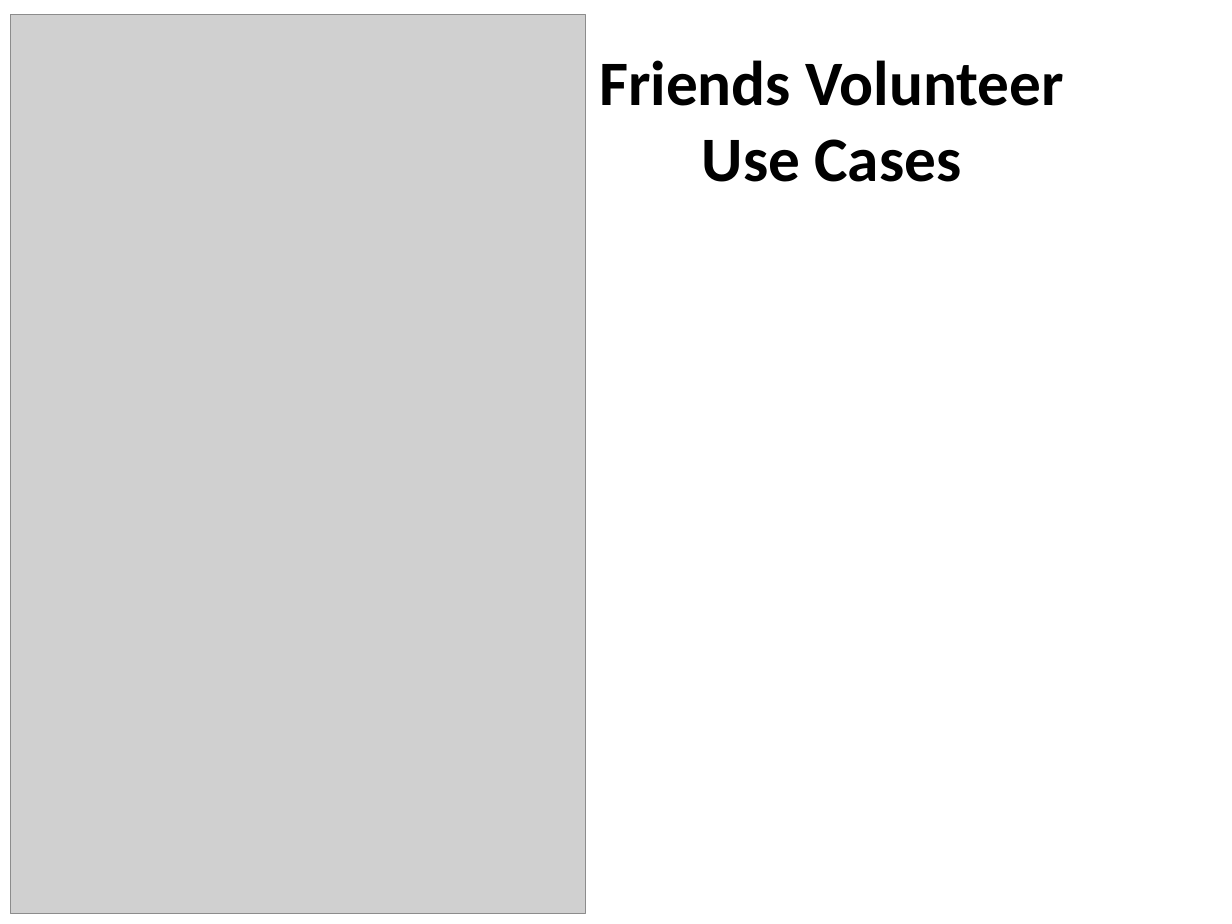
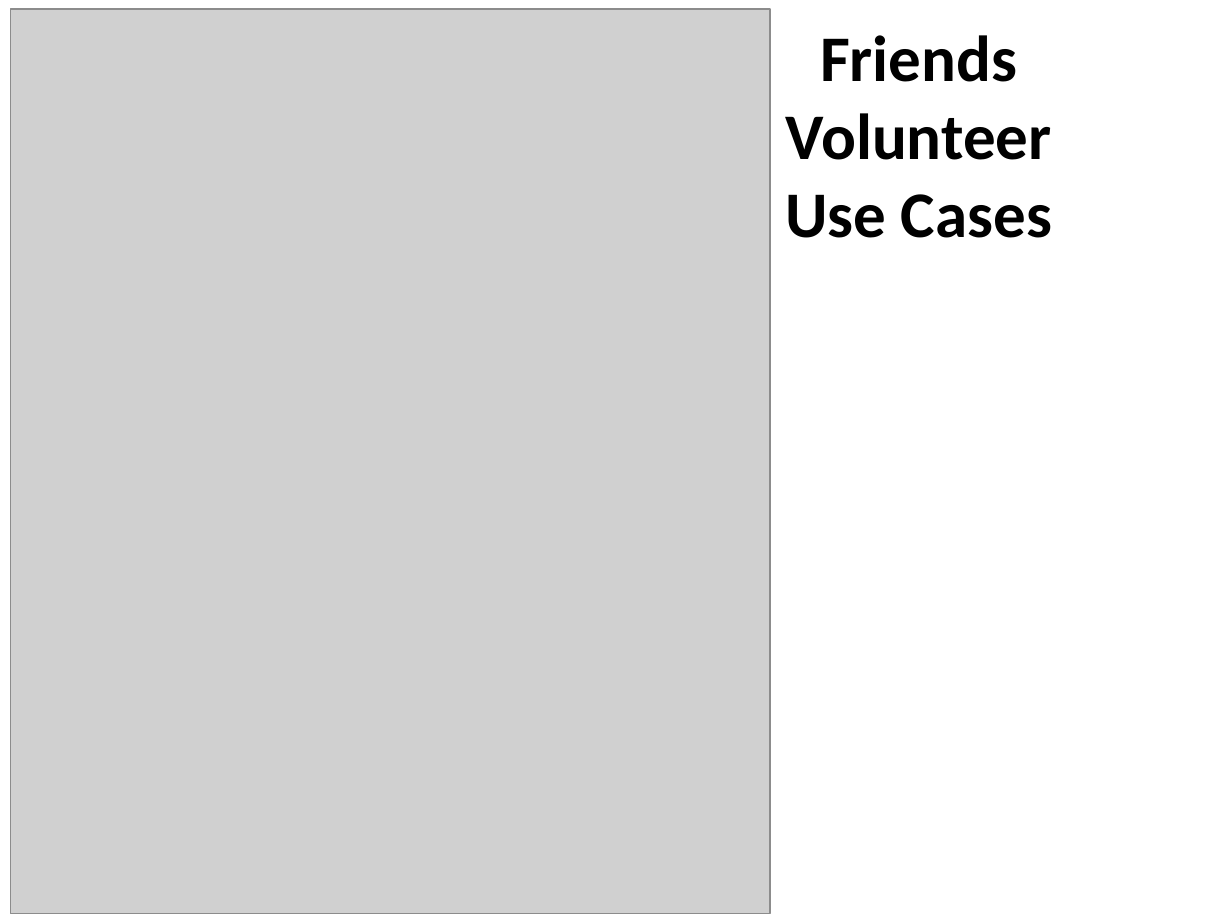
Before and after one commit to ehsantos11/MIST7590-Smithgall-Project, a slide deck: slide 4 of SGW Project Update 11Oct17.pptx. Drawn at 1232x924 pixels with LibreOffice and Linux fonts; fonts in the diff are those of the drawing; grey boxes stand for pictures; background and template pictures are left out. Boxes give left, top, right and bottom in pixels: in the first picture for what was removed or moved away, otherwise in the second. Text is boxed around its words. In the diff, an @@ line names an element or a change of style, - is before the commit and + after.

```diff
--- a/SGW Project Update 11Oct17.pptx
+++ b/SGW Project Update 11Oct17.pptx
@@ picture: place and size @@
-picture at box(10, 15, 585, 914)
+picture at box(10, 9, 770, 913)
@@ title "Friends Volunteer Use Cases": place and size @@
-title "Friends Volunteer Use Cases" at box(599, 60, 1064, 182)
+title "Friends Volunteer Use Cases" at box(785, 35, 1052, 238)
@@ title "Friends Volunteer Use Cases" at box(785, 35, 1052, 238): size 37 to 38 pt @@
```
Also in this commit, not shown: 4 other slides changed.
